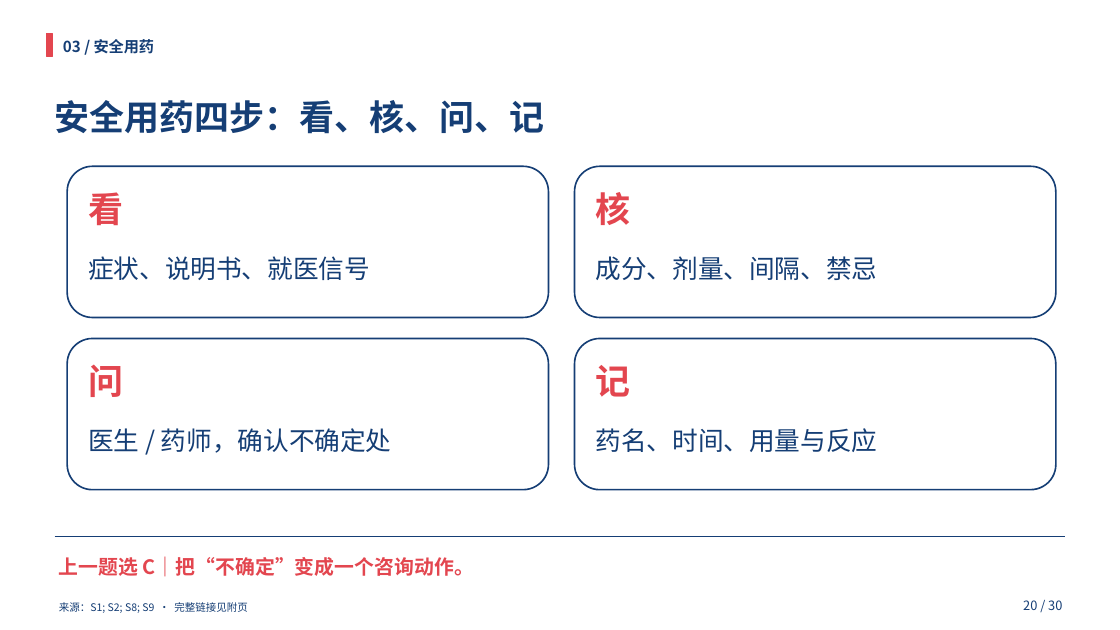
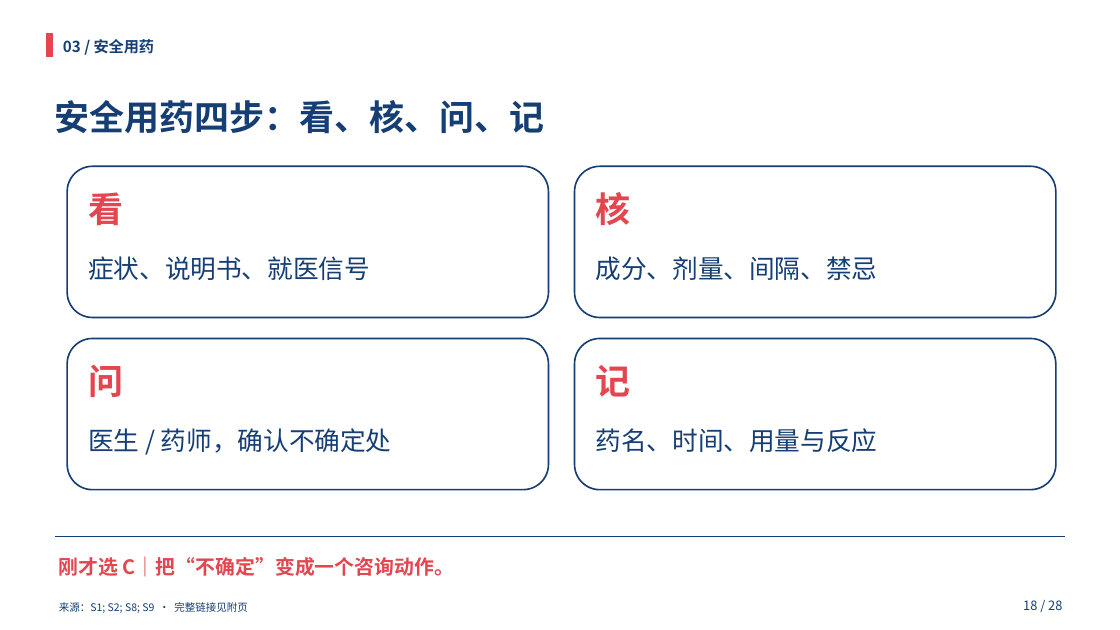
Before and after one commit to HOU-snowyfly/PPTbuilder, a slide deck: slide 18 of 交付文件/合理用药_双人35分钟.pptx (slide 20 before the commit). Drawn at 1120x630 pixels with LibreOffice and Linux fonts; fonts in the diff are those of the drawing. Boxes give left, top, right and bottom in pixels: in the first picture for what was removed or moved away, otherwise in the second. Text is boxed around its words. In the diff, an @@ line names an element or a change of style, - is before the commit and + after.

```diff
--- a/交付文件/合理用药_双人35分钟.pptx
+++ b/交付文件/合理用药_双人35分钟.pptx
@@ text at [59,556,454,576]: text changed @@
-上一题选 C｜把“不确定”变成一个咨询动作。
+刚才选 C｜把“不确定”变成一个咨询动作。
@@ text at [1023,600,1062,610]: text changed @@
-20 / 30
+18 / 28
```
Also in this commit, not shown: 25 other slides changed, 3 slides added, 5 slides removed, 1 other file.
